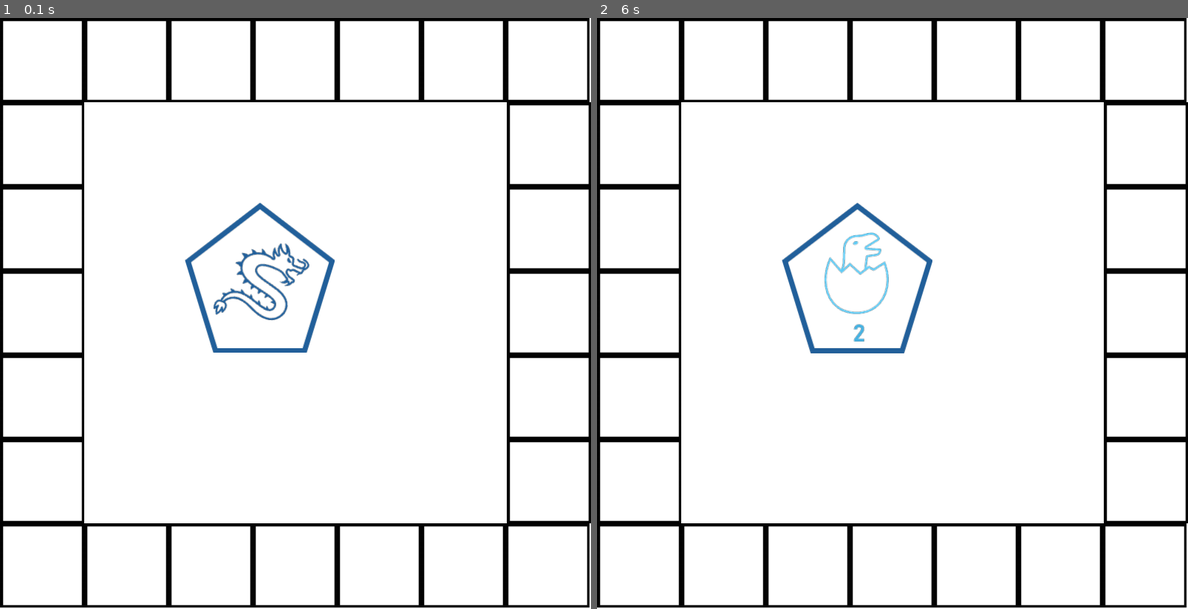
Above: before the commit, frames 1-2 (left to right).
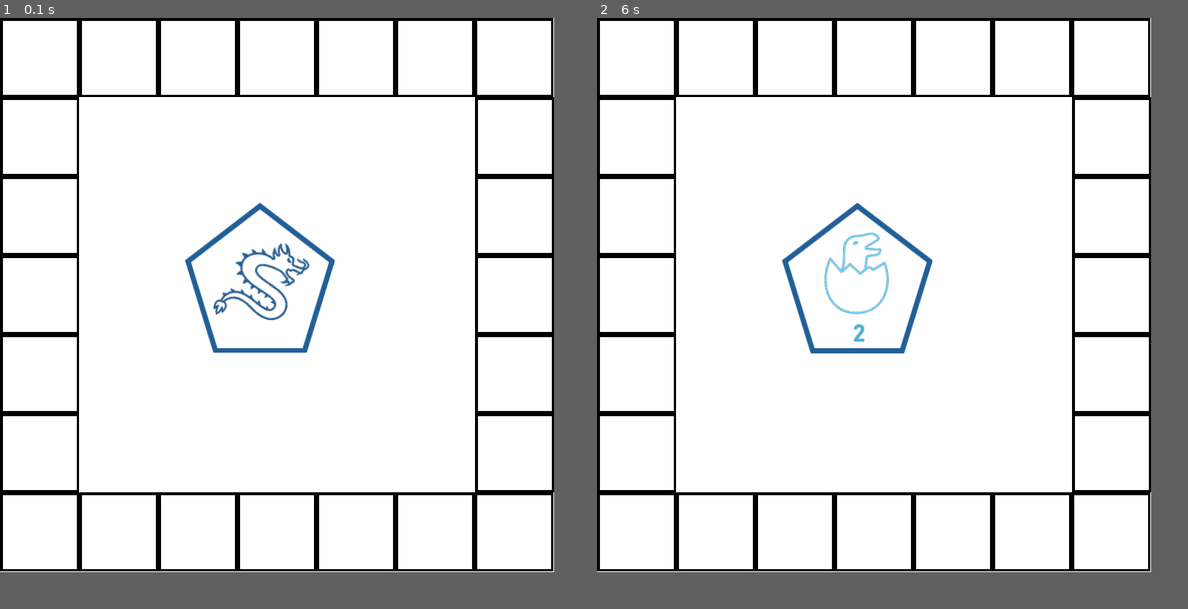
Above: after the commit, the same moments.

Repository: DesmondChongQiXiang/FIT3077
Game: pygame game, started from Sprint2_Game/main.py
Same seed, same stepped clock (60 frames per second), same inputs: the game is played once before the commit and once after it.
Inputs (mouse positions are in pixels of both pictures, inside the frame that each line leads up to):
- Up to frame 1 (0.1 s): no input
- Up to frame 2 (6 s): click (874, 295) at 0.38 s; click (874, 331) at 0.72 s; click (992, 195) at 5.05 s; click (715, 189) at 5.38 s; click (898, 272) at 5.72 s
In our replay, the window is 800x800 before the commit and 750x750 after it. These sizes can differ from the game's own. Grey fills any space a smaller window leaves; there, only what the larger window draws over its background counts as a difference.

The runs differ from the first frame. In frame 1, 11% of the frame differs, in the area x 0-100%, y 0-100%; in frame 2, 11%.

Commit message:
modify screen width & height = 750

Diff:
--- a/Sprint2_Game/core/GameConfig.py
+++ b/Sprint2_Game/core/GameConfig.py
@@ -1,3 +1,3 @@
-SCREEN_WIDTH = 800
-SCREEN_HEIGHT = 800
+SCREEN_WIDTH = 750
+SCREEN_HEIGHT = 750
 FRAMES_PER_SECOND = 60
